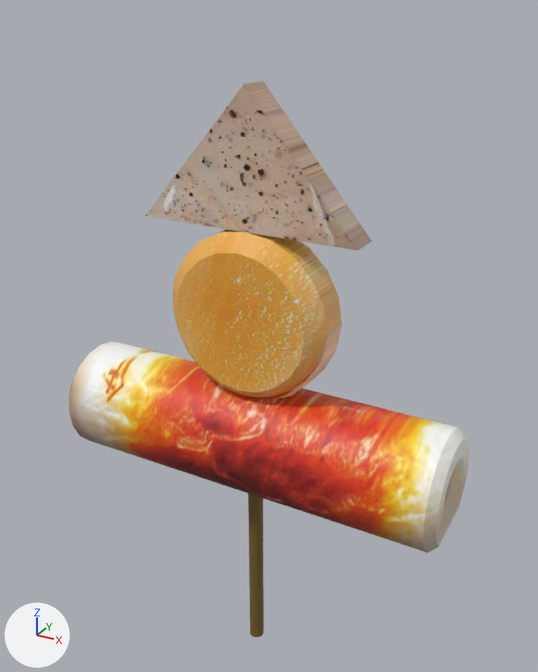
Renders of the FBX model Assets/ODEN.fbx from each side of a commit.
The view is the same before and after, from a 50 mm camera at (0.0393, -0.068, 0.0475) aimed at (0.0003, 0.0029, 0.0121). The axes (+X, +Y, +Z) are drawn at lower left. The lights are the same throughout. Where no turn or scale is listed for an object, it has been applied to the vertices. Vertices at the same position are counted once.

The older version as bpy lines, for what is in view:
```python
mat_lambert2 = principled_material('lambert2')
mat_lambert2.texture = img_oden_texture_jpg
mat_lambert3 = principled_material('lambert3')
mat_lambert3.base_color = (0.176, 0.117, 0.026)  # dark yellow #74602d
me_mesh = bpy.data.meshes.new('Mesh')
me_mesh.from_pydata(...)  # 292 vertices, 572 faces; spans x -0.0245..0.0245, y -0.0069..0.0069, z -0.0363..0.0363
# faces by material slot: [492, 80]
me_mesh.materials.append(mat_lambert2)  # picture img_oden_texture_jpg
me_mesh.materials.append(mat_lambert3)  # dark yellow #74602d
ob_pcylinder6 = bpy.data.objects.new('pCylinder6', me_mesh)
ob_pcylinder6.location = (0.0, 0.0, 0.0045)
```
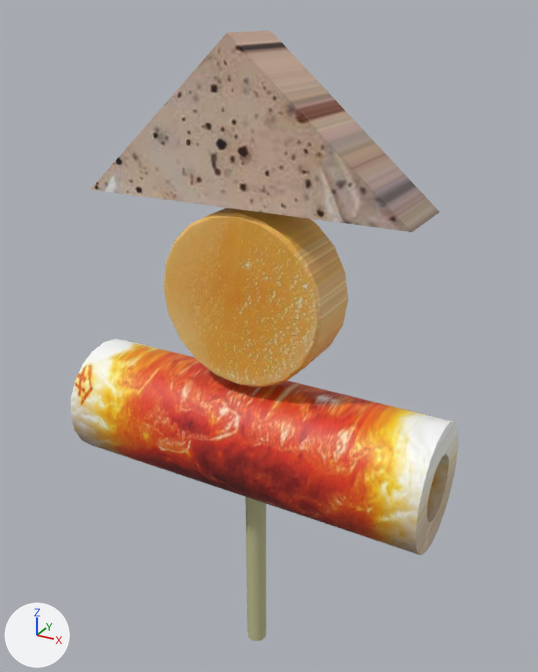
Where the change shows, as pixel boxes [x1, y1, x2, y2] in the pictures (538 x 672 px):
'pCylinder6', surface changed, recoloured, reshaped, moved (10% taller): before [69, 80, 469, 637]; after [71, 30, 458, 641]
part 1 of me_mesh, added (yellow): after [245, 386, 266, 641]
part 2 of me_mesh, rebuilt: before [69, 341, 469, 553]; after [71, 339, 458, 555]
part 3 of me_mesh, rebuilt (8% wider): before [172, 229, 342, 400]; after [164, 208, 348, 388]
part 4 of me_mesh, rebuilt (54% wider, 19% taller): before [145, 80, 372, 250]; after [90, 30, 439, 232]
part 5 of me_mesh, deleted (brown): before [248, 493, 264, 637]

The change, as a diff of the scene's bpy script:
```diff
--- a/Assets/ODEN.fbx.py
+++ b/Assets/ODEN.fbx.py
@@ img_oden_jpg @@
+img_oden_jpg = load_image('Oden.jpg', 'ODEN.jpg', 512, 512, 'sRGB')
@@ mat_lambert2 @@
 mat_lambert2 = principled_material('lambert2')
-mat_lambert2.texture = img_oden_texture_jpg
+mat_lambert2.texture = img_oden_jpg
@@ mat_lambert3 @@
 mat_lambert3 = principled_material('lambert3')
-mat_lambert3.base_color = (0.176, 0.117, 0.026)  # dark yellow #74602d
+mat_lambert3.base_color = (0.54, 0.531, 0.286)  # beige #c2c192
@@ me_mesh @@
 # used by ob_pcylinder6; location = (0.0, 0.0, 0.0045)
-me_mesh.from_pydata(...)  # 292 vertices, 572 faces; spans x -0.0245..0.0245, y -0.0069..0.0069, z -0.0363..0.0363
+me_mesh.from_pydata(...)  # 216 vertices, 420 faces; spans x -0.0228..0.0228, y -0.0074..0.0074, z -0.0388..0.0388
+# me_mesh part 1: a new loose piece, a 20-sided cylinder along z spanning x -0.0013..0.0013, y -0.0013..0.0013, z -0.0388..0.0313, in mat_lambert3 (beige #c2c192)
+# me_mesh part 2: the loose piece of 160 vertices spanning x -0.0245..0.0245, y -0.0069..0.0069, z -0.0114..0.0024 is rebuilt with 84 vertices and now spans x -0.0228..0.0228, y -0.0074..0.0074, z -0.0141..0.0007
+# me_mesh part 3: the loose piece of 82 vertices spanning x -0.01..0.01, y -0.0037..0.0037, z 0.0014..0.0214 is rebuilt with 82 vertices and now spans x -0.01..0.01, y -0.0037..0.0037, z 0.0016..0.0216
+# me_mesh part 4: the loose piece of 8 vertices spanning x -0.0131..0.0129, y -0.0018..0.0018, z 0.0212..0.0363 is rebuilt with 8 vertices and now spans x -0.0188..0.019, y -0.0042..0.0042, z 0.0221..0.0388
+# me_mesh part 5: the loose piece of 42 vertices spanning x -0.0009..0.0009, y -0.0009..0.0009, z -0.0363..0.032 is deleted
 me_mesh.materials.append(mat_lambert2)
@@ ob_pcylinder6 @@
 ob_pcylinder6 = bpy.data.objects.new('pCylinder6', me_mesh)
-ob_pcylinder6.location = (0.0, 0.0, 0.0045)
+ob_pcylinder6.location = (0.0, 0.0, 0.0067)
```
